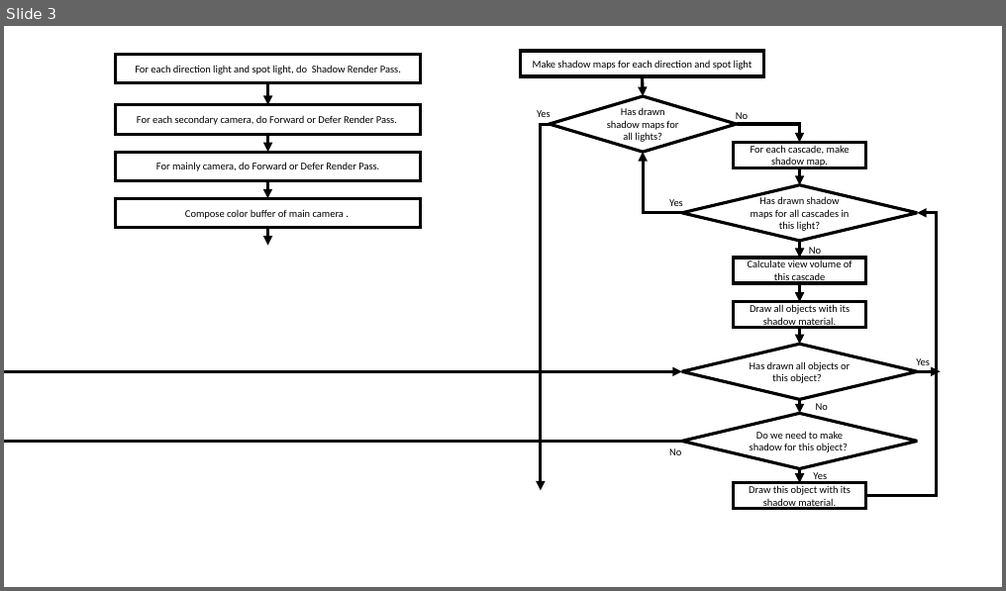
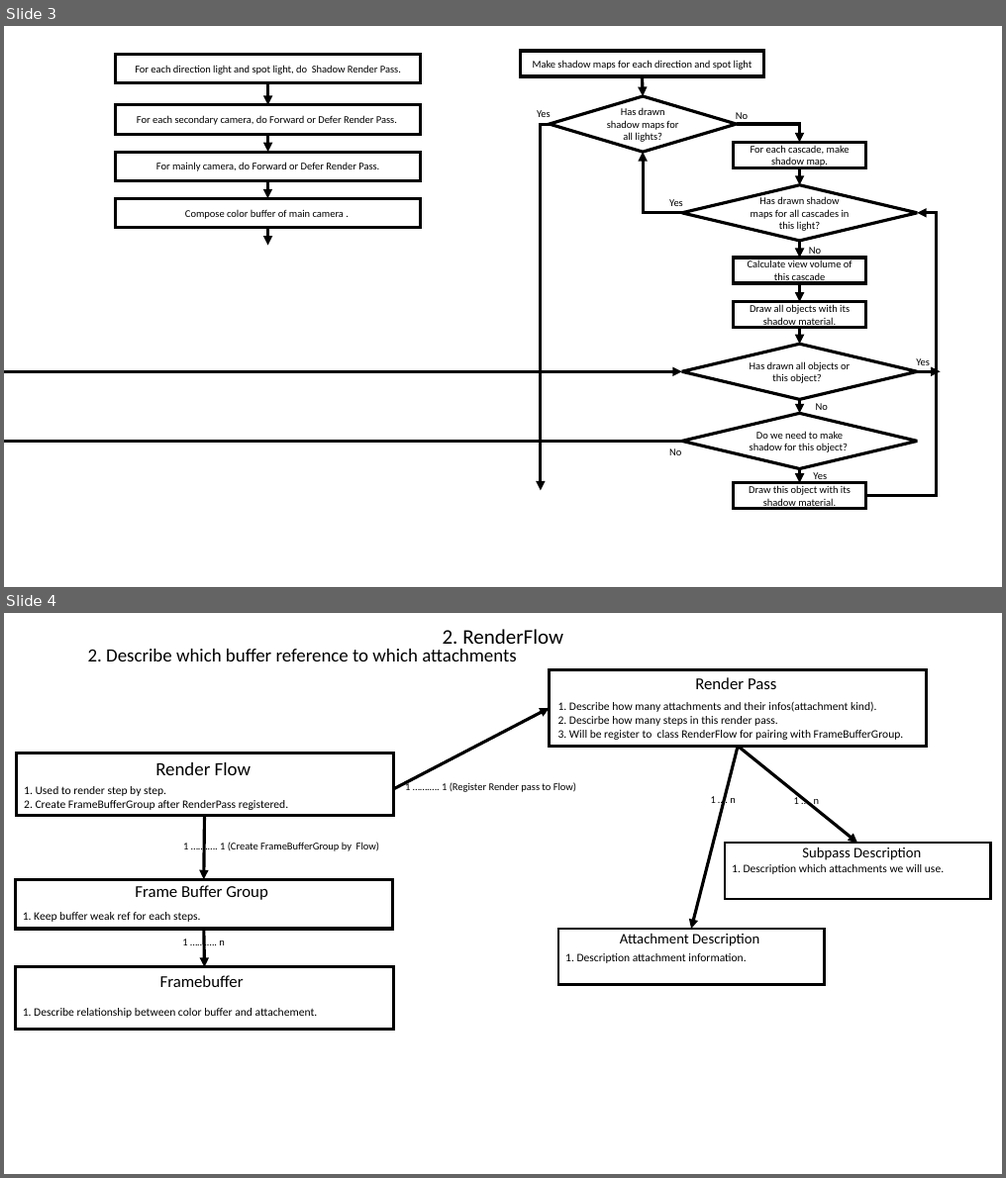
Before and after one commit to LalaChen/SDEngine, a slide deck: Doc/Note/Design/EngineDesign.pptx. Shown one above the other, each under a label of ours: slide 3 before the commit, slides 3 and 4 after it. The pictures are 1006x591 and 1006x1178 pixels, drawn with LibreOffice and Linux fonts; fonts in the diff are those of the drawing. Boxes give left, top, right and bottom in pixels: in the first picture for what was removed or moved away, otherwise in the second. Text is boxed around its words. In the diff, an @@ line names an element or a change of style, - is before the commit and + after.

Commit message:
[add] Design for RenderFlow.

```diff
--- a/Doc/Note/Design/EngineDesign.pptx
+++ b/Doc/Note/Design/EngineDesign.pptx
@@ slide 4 added at [4, 613, 1002, 1174], background #FFFFFF @@
@@ title added at [443, 629, 563, 651], 20 pt, text #000000 @@
+2. RenderFlow
@@ text added at [88, 649, 517, 662], 18 pt, text #000000 @@
+2. Describe which buffer reference to which attachments
@@ rectangle added at [549, 669, 927, 747], fill #FFFFFF, outline #000000 3 pt @@
@@ text added at [558, 701, 904, 740], 11 pt, text #000000 @@
+1. Describe how many attachments and their infos(attachment kind).
+2. Descirbe how many steps in this render pass.
+3. Will be register to class RenderFlow for pairing with FrameBufferGroup.
@@ text added at [695, 677, 776, 689], 16 pt, text #000000 @@
+Render Pass
@@ arrow added from (394, 789) to (549, 708), #000000 3 pt @@
@@ rectangle added at [17, 753, 394, 815], fill #FFFFFF, outline #000000 3 pt @@
@@ arrow added from (738, 747) to (691, 929), #000000 3 pt @@
@@ arrow added from (738, 747) to (857, 843), #000000 3 pt @@
@@ text added at [24, 786, 288, 810], 11 pt, text #000000 @@
+1. Used to render step by step.
+2. Create FrameBufferGroup after RenderPass registered.
@@ text added at [155, 762, 251, 775], 18 pt, text #000000 @@
+Render Flow
@@ text added at [405, 782, 576, 792], 10 pt, text #000000 @@
+1 …….…. 1 (Register Render pass to Flow)
@@ arrow added from (205, 815) to (204, 879), #000000 3 pt @@
@@ text added at [711, 796, 736, 803], 10 pt, text #000000 @@
+1 …. n
@@ text added at [794, 796, 820, 808], 10 pt, text #000000 @@
+1 …. n
@@ text added at [183, 842, 379, 852], 10 pt, text #000000 @@
+1 …….…. 1 (Create FrameBufferGroup by Flow)
@@ rectangle added at [725, 843, 991, 899], fill #FFFFFF, outline #000000 2 pt @@
@@ text added at [802, 847, 921, 861], 14 pt, text #000000 @@
+Subpass Description
@@ rectangle added at [15, 879, 392, 929], fill #FFFFFF, outline #000000 3 pt @@
@@ text added at [732, 864, 944, 874], 11 pt, text #000000 @@
+1. Description which attachments we will use.
@@ text added at [135, 885, 268, 900], 16 pt, text #000000 @@
+Frame Buffer Group
@@ text added at [23, 912, 200, 922], 11 pt, text #000000 @@
+1. Keep buffer weak ref for each steps.
@@ text added at [182, 939, 225, 946], 10 pt, text #000000 @@
+1 …….…. n
@@ arrow added from (204, 929) to (205, 967), #000000 3 pt @@
@@ rectangle added at [558, 929, 825, 985], fill #FFFFFF, outline #000000 2 pt @@
@@ text added at [620, 934, 759, 947], 14 pt, text #000000 @@
+Attachment Description
@@ rectangle added at [15, 967, 394, 1029], fill #FFFFFF, outline #000000 3 pt @@
@@ text added at [565, 954, 746, 963], 11 pt, text #000000 @@
+1. Description attachment information.
@@ text added at [160, 975, 244, 987], 16 pt, text #000000 @@
+Framebuffer
@@ text added at [23, 1008, 318, 1018], 11 pt, text #000000 @@
+1. Describe relationship between color buffer and attachement.
```
